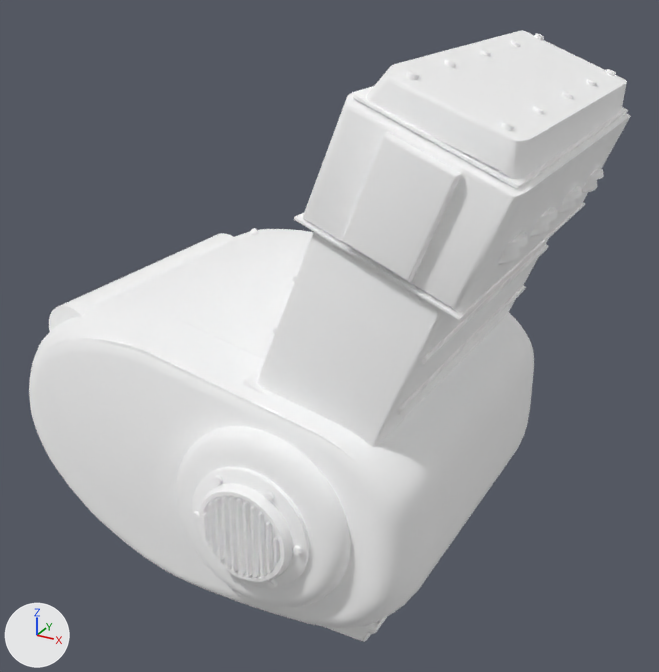
The glTF model Data/BikesV2/kits/kazeda_chopper__b_covers_finned_steel.glb as it was, and as the next commit left it.
Rendered twice from a 50 mm camera at (1.235, -0.803, 0.876) aimed at (0.796, -0.004, 0.477). The axes (+X, +Y, +Z) are drawn at lower left. The lights are the same throughout. The first picture is the older version. Vertices at exactly the same position are counted once.

In view in the first picture: 'kazeda_chopper__b_covers_finned_steel'.
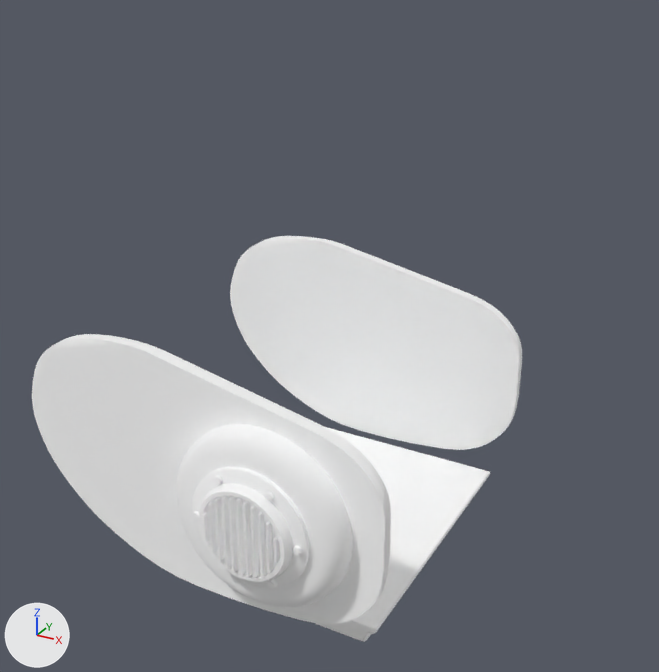
Patch to the scene script:
```diff
--- a/Data/BikesV2/kits/kazeda_chopper__b_covers_finned_steel.glb.py
+++ b/Data/BikesV2/kits/kazeda_chopper__b_covers_finned_steel.glb.py
@@ me_mesh_0 @@
 # used by ob_kazeda_chopper__b_covers_finned_steel; location = (0.0, 0.0, 0.0)
-me_mesh_0.from_pydata(...)  # 5966 vertices, 11298 faces; spans x 0.515..1.05, y -0.239..0.24, z 0.215..0.787
+me_mesh_0.from_pydata(...)  # 2938 vertices, 5522 faces; spans x 0.538..0.957, y -0.239..0.24, z 0.215..0.516
+# me_mesh_0 part 1: 81 loose pieces with 3028 vertices, spanning x 0.515..1.05, y -0.2..0.206, z 0.235..0.787, are deleted
 me_mesh_0.materials.append(mat_s006)
@@ me_mesh_0 @@
 me_mesh_0.materials.append(mat_s022)
-me_mesh_0.materials.append(mat_s023)  # white #ffffff
-me_mesh_0.materials.append(mat_s079)  # white #ffffff
 me_mesh_0.materials.append(mat_s091)
-me_mesh_0.materials.append(mat_s097)  # white #ffffff
-me_mesh_0.materials.append(mat_s151)  # white #ffffff
```

Pixel boxes [x1, y1, x2, y2] of what changed, in the pictures (659 x 672 px):
'kazeda_chopper__b_covers_finned_steel', reshaped (19% narrower, 34% shorter): before [29, 30, 631, 642]; after [32, 236, 522, 642]
part 1 of me_mesh_0, deleted: before [29, 30, 631, 628]
